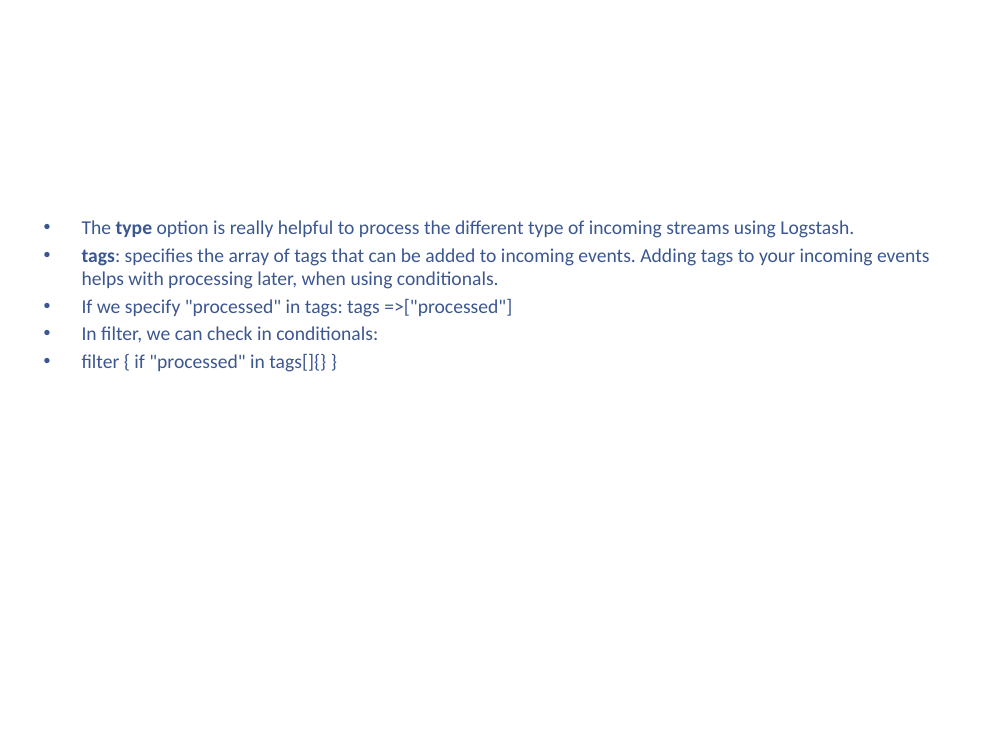
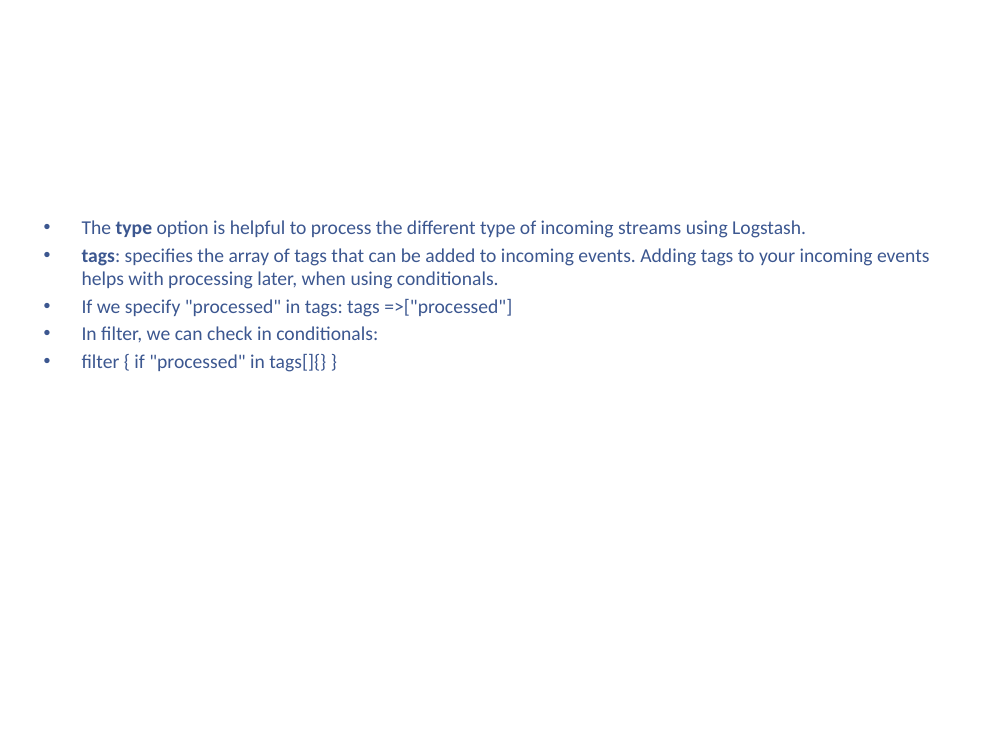
Before and after one commit to kenshincommon/ppts, a slide deck: slide 22 of Presentations/Logstash/Logstash.pptx (slide 18 before the commit). Drawn at 1008x756 pixels with LibreOffice and Linux fonts; fonts in the diff are those of the drawing; background and template pictures are left out. Boxes give left, top, right and bottom in pixels: in the first picture for what was removed or moved away, otherwise in the second. Text is boxed around its words. In the diff, an @@ line names an element or a change of style, - is before the commit and + after.

```diff
--- a/Presentations/Logstash/Logstash.pptx
+++ b/Presentations/Logstash/Logstash.pptx
@@ text at bbox=[82, 220, 806, 238]: text changed @@
-• The type option is really helpful to process the different type of incoming streams using Logstash.
+• The type option is helpful to process the different type of incoming streams using Logstash.
```
Also in this commit, not shown: 5 other slides changed, 16 slides added, 11 other files.
